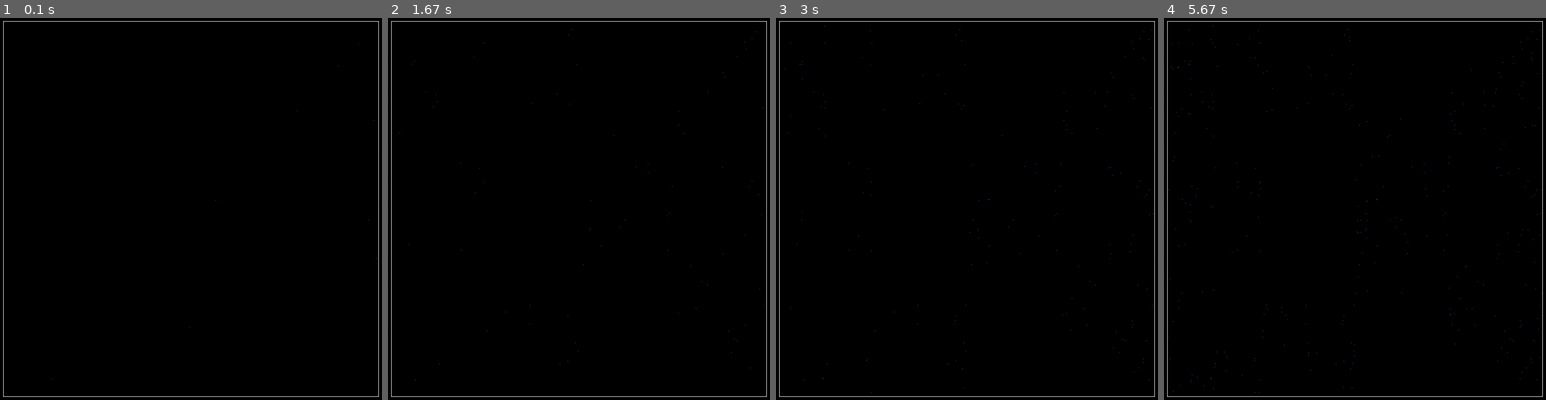
Above: before the commit, frames 1-4 (left to right).
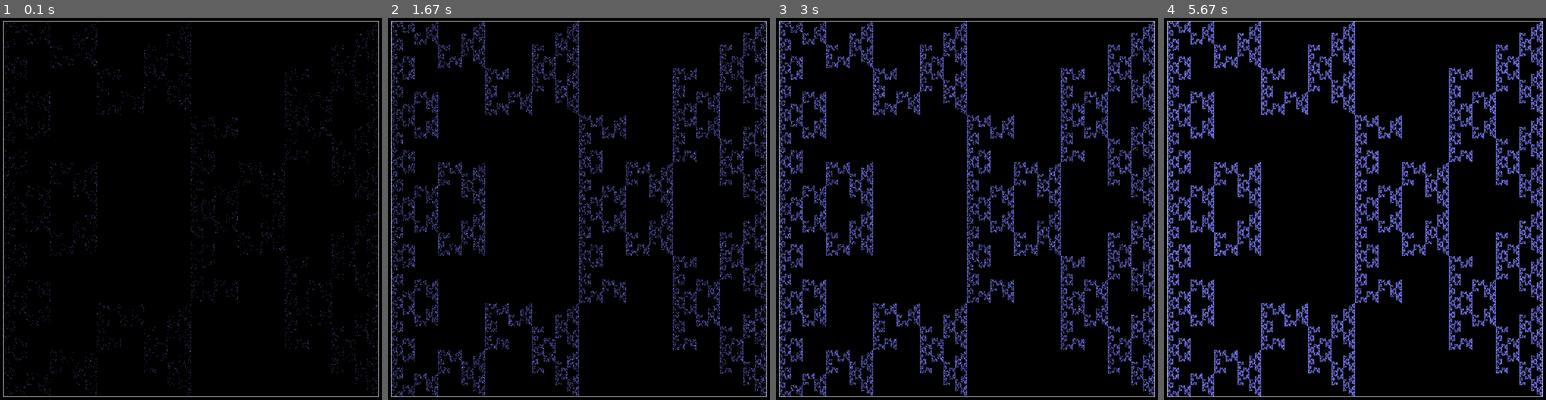
Above: after the commit, the same moments.

Repository: las-r/chaos-pygame
Game: pygame game, started from counterclockwise-table.py
Same seed, same stepped clock (60 frames per second), same inputs: the game is played once before the commit and once after it.
Inputs:
- Up to frame 1 (0.1 s): no input
- Up to frame 2 (1.67 s): hold R 0.33-0.8 s
- Up to frame 3 (3 s): no input
- Up to frame 4 (5.67 s): no input

The runs differ from the first frame. In frame 1, 1.9% of the frame differs, in the area x 0-100%, y 0-100%; in frame 2, 10%; in frame 3, 14%; in frame 4, 16%.

Commit message:
Optimize with PPF

Diff:
--- a/counterclockwise-table.py
+++ b/counterclockwise-table.py
@@ -2,7 +2,7 @@
 import random
 
 # made by las-r on github
-# v1.0
+# v1.1
 
 # init
 pygame.init()
@@ -14,28 +14,19 @@
 BGCOL = (0, 0, 0)
 SQCOL = (255, 255, 255)
 DOTCOL = (127, 127, 255)
+PPF = 512
 
 # variables
 psd = False
 
 # vertices and center
-T = CY - SQS // 2
-B = CY + SQS // 2
-L = CX - SQS // 2
-R = CX + SQS // 2
-v = [(L, T),
-      (R, T),
-      (L, B),
-      (R, B)]
-
+T, B = CY - SQS // 2, CY + SQS // 2
+L, R = CX - SQS // 2, CX + SQS // 2
+v = [(L, T), (R, T), (L, B), (R, B)]
 
 # display
 scr = pygame.display.set_mode((DW, DH))
 pygame.display.set_caption(("Counterclockwise Table"))
-
-# draw initial square
-pygame.draw.rect(scr, SQCOL, (CX - SQS // 2, CY - SQS // 2, SQS, SQS), 1)
-pygame.display.flip()
 
 # initial point
 rx = random.randint(L, R)
@@ -53,15 +44,11 @@
         if e.type == pygame.QUIT:
             run = False
         elif e.type == pygame.KEYDOWN:
-            if e.key == pygame.K_SPACE:
-                psd = not psd
-            elif e.key == pygame.K_r:
+            if e.key == pygame.K_r:
                 scr.fill(BGCOL)
-                pygame.draw.rect(scr, SQCOL, (CX - SQS // 2, CY - SQS // 2, SQS, SQS), 1)
-                pygame.display.flip()
 
     # find and draw point
-    if not psd:
+    for _ in range(PPF):
         rv = random.choice(v)
         while rv == v[(v.index(pv) + 1) % 4]:
             rv = random.choice(v)
@@ -69,4 +56,5 @@
         rx = (rx + rv[0]) // 2
         ry = (ry + rv[1]) // 2
         scr.set_at((rx, ry), DOTCOL)
-        pygame.display.flip()
+    pygame.draw.rect(scr, SQCOL, (CX - SQS // 2, CY - SQS // 2, SQS, SQS), 1)
+    pygame.display.flip()
